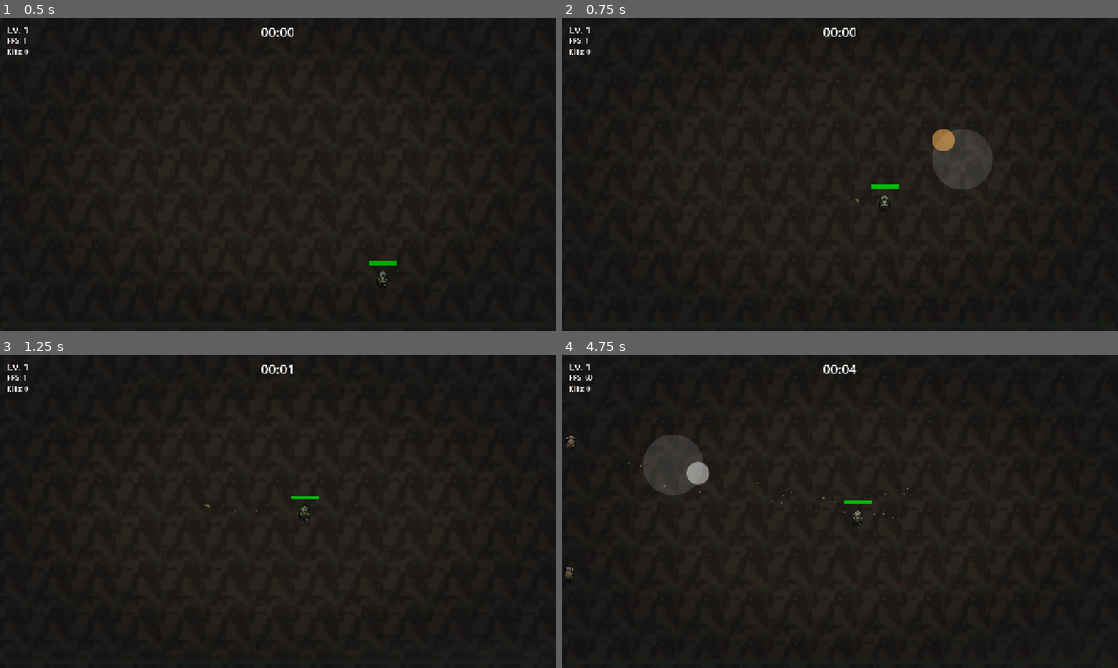
Above: before the commit, frames 1-4 (two rows, left to right).
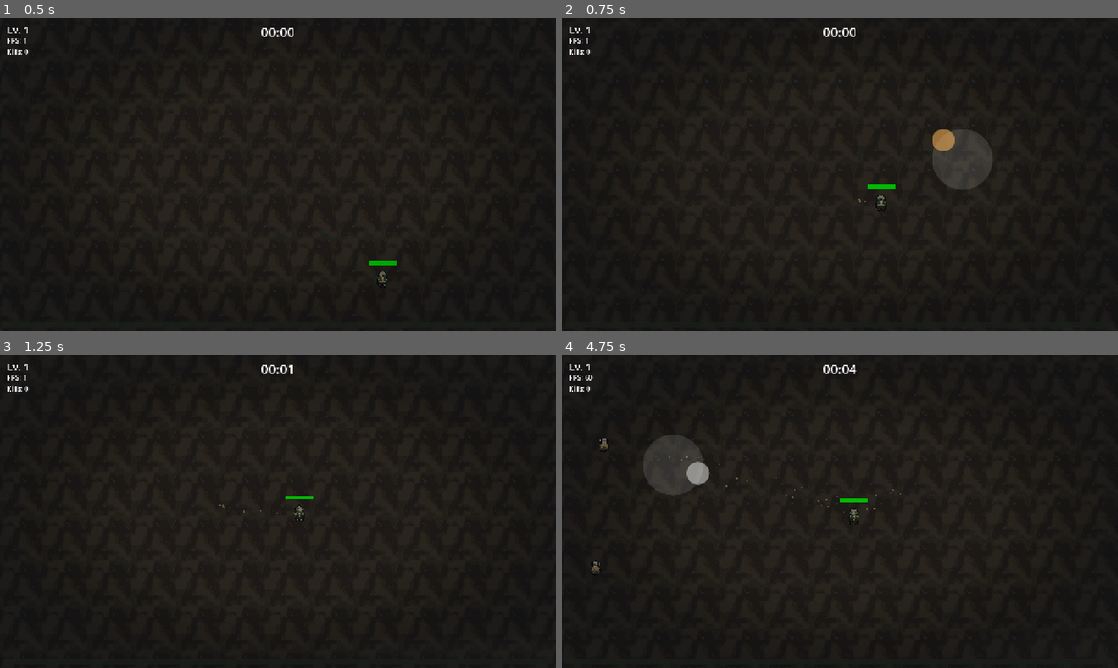
Above: after the commit, the same moments.

Repository: Lohreck/folk_survivor
Game: Godot game, scene res://scenes/main.tscn
Same seed, same stepped clock (60 frames per second), same inputs: the game is played once before the commit and once after it.
Inputs (mouse positions are in pixels of both pictures, inside the frame that each line leads up to):
- Up to frame 1 (0.5 s): no input
- Up to frame 2 (0.75 s): tap Enter (ui_accept) at 0.5 s; move the mouse to (962, 158) at 0.52 s; hold D (move_right) from 0.53 s (still down); tap R at 0.6 s; click (962, 158) at 0.67 s
- Up to frame 3 (1.25 s): keep holding D (move_right); tap Enter (ui_accept) at 0.77 s
- Up to frame 4 (4.75 s): release D (move_right) at 1.25 s; drag from (728, 527) to (867, 514) at 1.27 s; move the mouse to (895, 442) at 2.02 s; hold D (move_right) 2.03-2.75 s; tap R at 2.1, 3.6 s; drag from (812, 574) to (867, 511) at 2.77 s; move the mouse to (1006, 558) at 3.52 s; hold A (move_left) 3.53-4.25 s; tap Enter (ui_accept) at 3.77 s; drag from (673, 464) to (812, 511) at 4.27 s

Frame 1 is identical in both runs. In frame 2, less than 0.1% of the frame differs, in the area x 52-61%, y 53-62%; in frame 3, 0.1%; in frame 4, 0.3%, in the area x 0-63%, y 25-72%.

Commit message:
Startcharakter Holzfäller final ausbalanciert (M2-Abschluss)
- Charaktere-Dokument §2.1: 140 HP (statt 100), 0.8× Tempo = 160 px/s (statt 200)
- Passiv „Zähe Haut“: −10 % Kontaktschaden von Schwarm-Gegnern (EnemyData.role = SWARM, Kikimora-Typ); Fernkämpfer-/Boss-Kontaktschaden unberührt, Projektile nicht betroffen
- test_enemy.gd speichert die Gegner-Rolle aus der EnemyData (enemy_role)
- Passiv-Stat-Boni rechnen jetzt auf der Charakter-Basis: set_max_hp_percent() auf 140 statt hart auf Basis 100 (HP-Passiv wäre sonst wirkungslos gewesen), Tempo-Bonus multipliziert auf 0.8× statt es zu überschreiben
- Technisches Setup §3.1: Start-HP-Zeile ergänzt
- Verifikation: 6/0 (Temporär-Script, danach entfernt), Editor-Rescan sauber; Axt-DPS bewusst unverändert (nominal 11.1/s, effektiv nach Fehlschwüngen im Doku-Band 8–10; keine Schwächung bei eingefroren-harter Difficulty)

Diff:
--- a/scenes/enemies/test_enemy.gd
+++ b/scenes/enemies/test_enemy.gd
@@ -46,6 +46,9 @@
 ## Rückzugsschwelle: Unterhalb dieser Distanz läuft der Gegner WEG vom Ziel
 ## (Fernkämpfer drängen sich nicht an die Nahkampffront). -1 = aus.
 var retreat_below := -1.0
+## Gegner-Rolle aus der EnemyData (SWARM = Schwarm-Gegner wie Kikimora).
+## Wird u. a. vom Charakter-Passiv „Zähe Haut" gelesen (Player).
+var enemy_role := EnemyData.Role.SWARM
 
 var _hp := 0.0
 var _wander_offset := 0.0
@@ -215,6 +218,7 @@
 func setup_from_data(data: EnemyData, hp_mult: float, dmg_mult: float, elite: bool) -> void:
 	max_hp = data.base_hp * hp_mult * (10.0 if elite else 1.0)
 	contact_damage = data.base_damage * dmg_mult
+	enemy_role = data.role
 	xp_value = float(data.xp_value)
 	move_speed = data.effective_move_speed()
 	# _hp wird in activate() auf max_hp gesetzt – dort auch die Daten berücksichtigen.
--- a/scenes/main.gd
+++ b/scenes/main.gd
@@ -379,10 +379,11 @@
 
 
 ## Passiv-Stat-Boni auf den Spieler anwenden (Waffen-Dokument §3).
+## Beide Werte rechnen auf der Charakter-Basis (Holzfäller: 140 HP, 0.8×).
 func _apply_passive_stats() -> void:
 	var hp_pct := inventory.passive_total(&"max_hp_pct")
 	if hp_pct > 0.0:
-		player.set_max_hp(100.0 * (1.0 + hp_pct / 100.0))
+		player.set_max_hp_percent(hp_pct)
 	var speed_pct := inventory.passive_total(&"move_speed_pct")
 	if speed_pct > 0.0:
 		player.set_speed_multiplier(1.0 + speed_pct / 100.0)
--- a/scenes/player/player.gd
+++ b/scenes/player/player.gd
@@ -16,15 +16,20 @@
 signal hp_changed(current: float, maximum: float)
 signal level_up_ready
 
-## Referenz-Charakter „Verbannte Soldat" (Balanced): 100 HP, 1.0× Tempo.
+## Startcharakter „Der Holzfäller" (Tank, Charaktere-Dokument §2.1):
+## 140 HP und 0.8× Tempo – hohe HP statt Ausweichen.
+const CHARACTER_MAX_HP := 140.0
+const CHARACTER_SPEED_MULT := 0.8
+
+## Referenz-Basistempo (Technisches Setup §3.1): 1.0× = 200 px/s.
 const BASE_SPEED := 200.0
 
-@export var max_hp := 100.0
+@export var max_hp := CHARACTER_MAX_HP
 ## Kontakt-Schadens-Cooldown (Technisches Setup §3.1).
 @export var contact_cooldown := 0.5
 
-var speed := BASE_SPEED
-var hp := 100.0
+var speed := BASE_SPEED * CHARACTER_SPEED_MULT
+var hp := CHARACTER_MAX_HP
 var level := 1
 var magnet_radius := 64.0
 var alive := true
@@ -99,7 +104,12 @@
 		return
 	for area in _hitbox.get_overlapping_areas():
 		if area is TestEnemy:
-			take_damage(area.contact_damage)
+			var dmg: float = area.contact_damage
+			# „Zähe Haut" (Charaktere-Dokument §2.1): 10 % weniger Schaden
+			# von Schwarm-Gegnern (Kikimora-Typ). Fernkämpfer/Boss unberührt.
+			if area.enemy_role == EnemyData.Role.SWARM:
+				dmg *= 0.9
+			take_damage(dmg)
 			return
 
 
@@ -156,6 +166,12 @@
 	_update_hp_bar()
 
 
+## Wendet den kumulierten HP-Prozent-Bonus eines Passivs auf die
+## Charakter-Basis an (Holzfäller: 140 HP – nicht auf Basis 100).
+func set_max_hp_percent(pct: float) -> void:
+	set_max_hp(CHARACTER_MAX_HP * (1.0 + pct / 100.0))
+
+
 ## Heilt den Spieler (Level-Up-Fallback, wenn nichts mehr aufwertbar ist).
 func heal(amount: float) -> void:
 	if not alive:
@@ -165,9 +181,9 @@
 	_update_hp_bar()
 
 
-## Setzt einen multiplikativen Tempo-Bonus (1.0 = Basis).
+## Setzt einen multiplikativen Tempo-Bonus (1.0 = Charakter-Basis 0.8×).
 func set_speed_multiplier(mult: float) -> void:
-	speed = BASE_SPEED * mult
+	speed = BASE_SPEED * CHARACTER_SPEED_MULT * mult
 
 
 ## Zielrichtung für die Waffen (Twin-Stick): != ZERO, solange manuell gezielt
Not shown, changed: docs/Technisches_Setup_Daten-Schemas_v0.1.md
